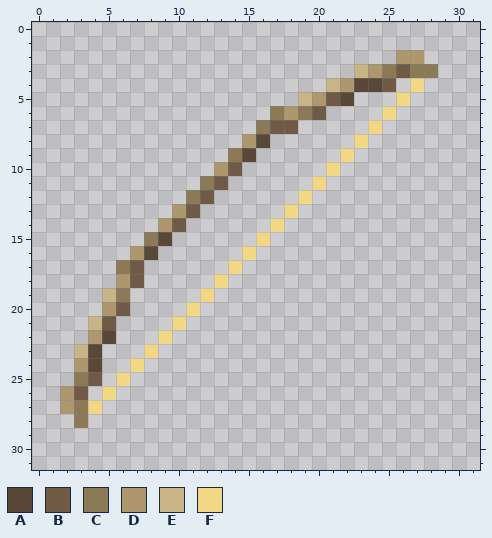
Pixel-art sprite -- assets/minecraft/optifine/cit/textures/berr_maln/standby.png. That is the earlier state.
The file is 32x32 pixels.
Palette (. is transparent): A #594737  B #705945  C #8c7a56  D #ae966d  E #c8b484  F #f2d885
Pixels before, first column x 2:
 2 ........................DD.
 3 .....................EDCBCC
 4 ...................EDAAB.F.
 5 .................EDBA...F..
 6 ...............CDCB....F...
 7 ..............CBB.....F....
 8 .............DA......F.....
 9 ............CA......F......
10 ...........DB......F.......
11 ..........CB......F........
12 .........CB......F.........
13 ........DB......F..........
14 .......DB......F...........
15 ......CA......F............
16 .....DA......F.............
17 ....CB......F..............
18 ....DB.....F...............
19 ...EC.....F................
20 ...DB....F.................
21 ..EB....F..................
22 ..DA...F...................
23 .EA...F....................
24 .DA..F.....................
25 .CB.F......................
26 DB.F.......................
27 DCF........................
28 .C.........................
Once edited:
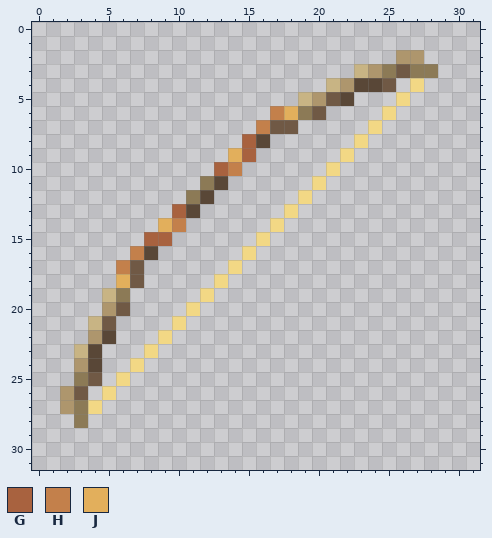
Colours new in this view: G #a8623f  H #c3804b  J #e2af5c
Change:
{"y":6,"x":17,"old":"CD","new":"HJ"}
{"y":7,"x":16,"old":"C","new":"H"}
{"y":8,"x":15,"old":"D","new":"G"}
{"y":9,"x":14,"old":"CA","new":"JG"}
{"y":10,"x":13,"old":"DB","new":"GH"}
{"y":11,"x":13,"old":"B","new":"A"}
{"y":12,"x":12,"old":"B","new":"A"}
{"y":13,"x":10,"old":"DB","new":"GA"}
{"y":14,"x":9,"old":"DB","new":"JH"}
{"y":15,"x":8,"old":"CA","new":"GG"}
{"y":16,"x":7,"old":"D","new":"H"}
{"y":17,"x":6,"old":"C","new":"H"}
{"y":18,"x":6,"old":"D","new":"J"}
{"label":"changed","picture_box":[116,106,298,288]}
